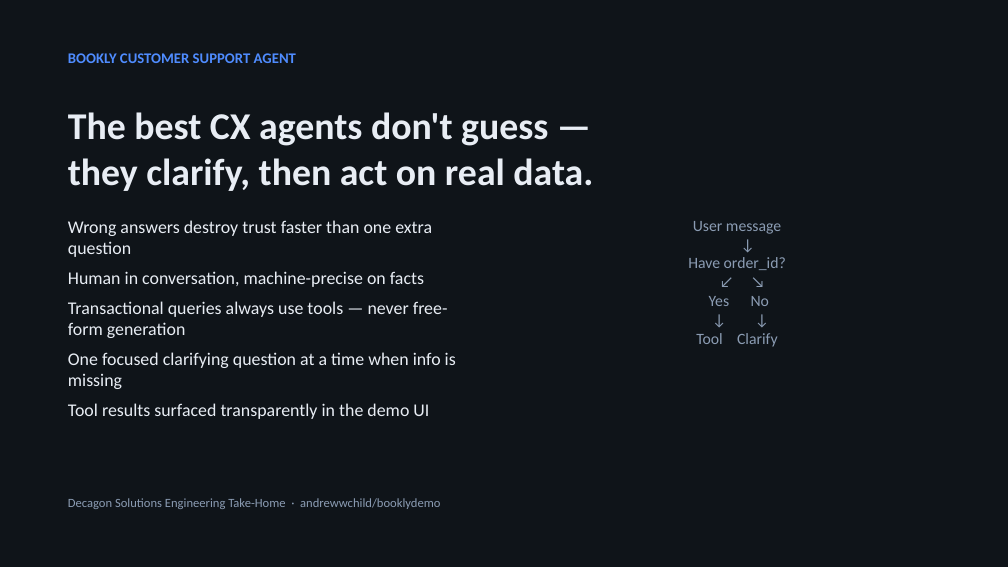
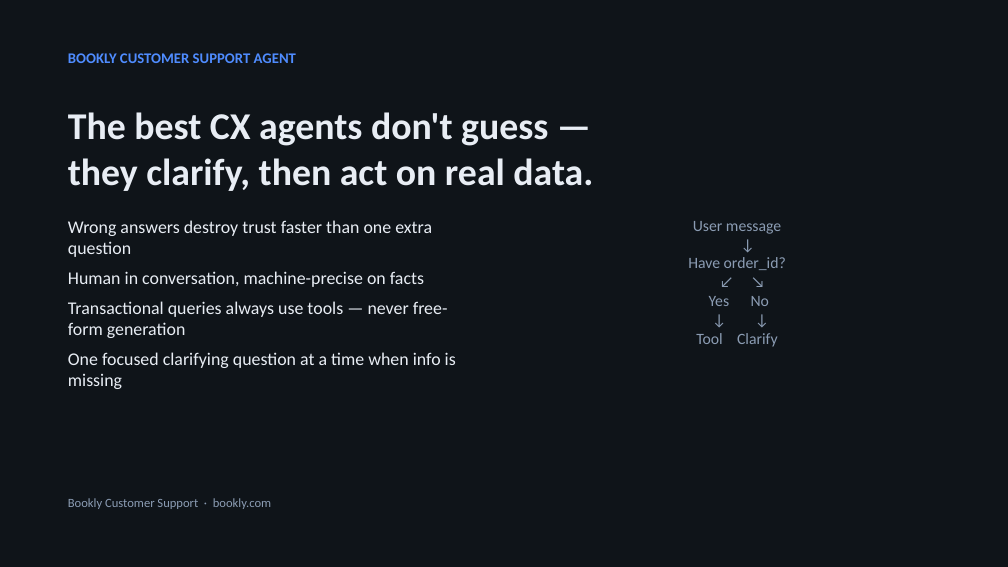
Before and after one commit to andrewwchild/booklydemo, a slide deck: slide 1 of Bookly_CS_Agent_Pitch.pptx. Drawn at 1008x567 pixels with LibreOffice and Linux fonts; fonts in the diff are those of the drawing. Boxes give left, top, right and bottom in pixels: in the first picture for what was removed or moved away, otherwise in the second. Text is boxed around its words. In the diff, an @@ line names an element or a change of style, - is before the commit and + after.

```diff
--- a/Bookly_CS_Agent_Pitch.pptx
+++ b/Bookly_CS_Agent_Pitch.pptx
@@ text at (x1=68, y1=403, x2=429, y2=419): paragraph removed @@
-Tool results surfaced transparently in the demo UI
@@ text at (x1=68, y1=498, x2=271, y2=509): text changed @@
-Decagon Solutions Engineering Take-Home · andrewwchild/booklydemo
+Bookly Customer Support · bookly.com
```
Also in this commit, not shown: 4 other slides changed, 22 other files.
